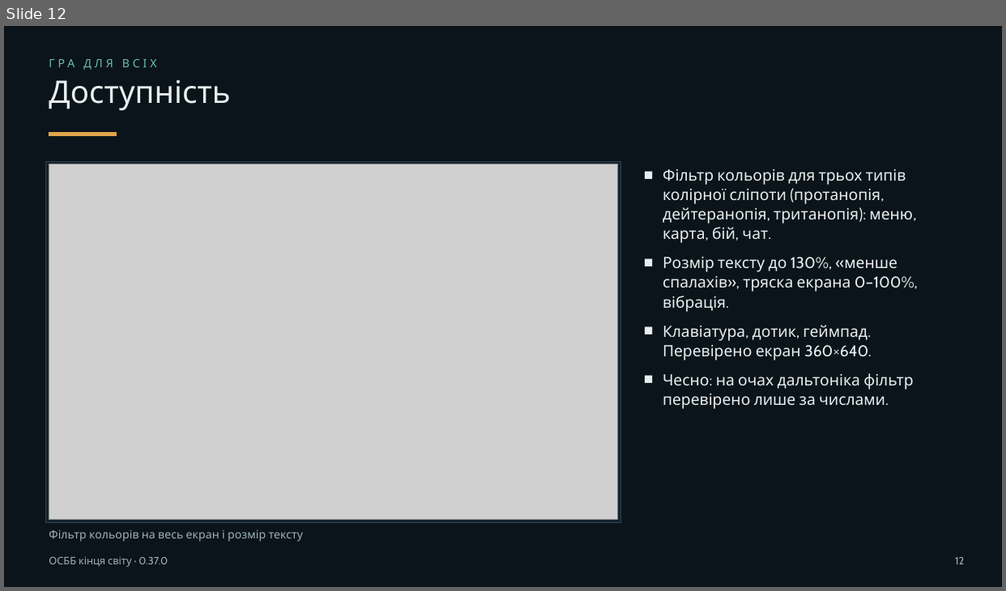
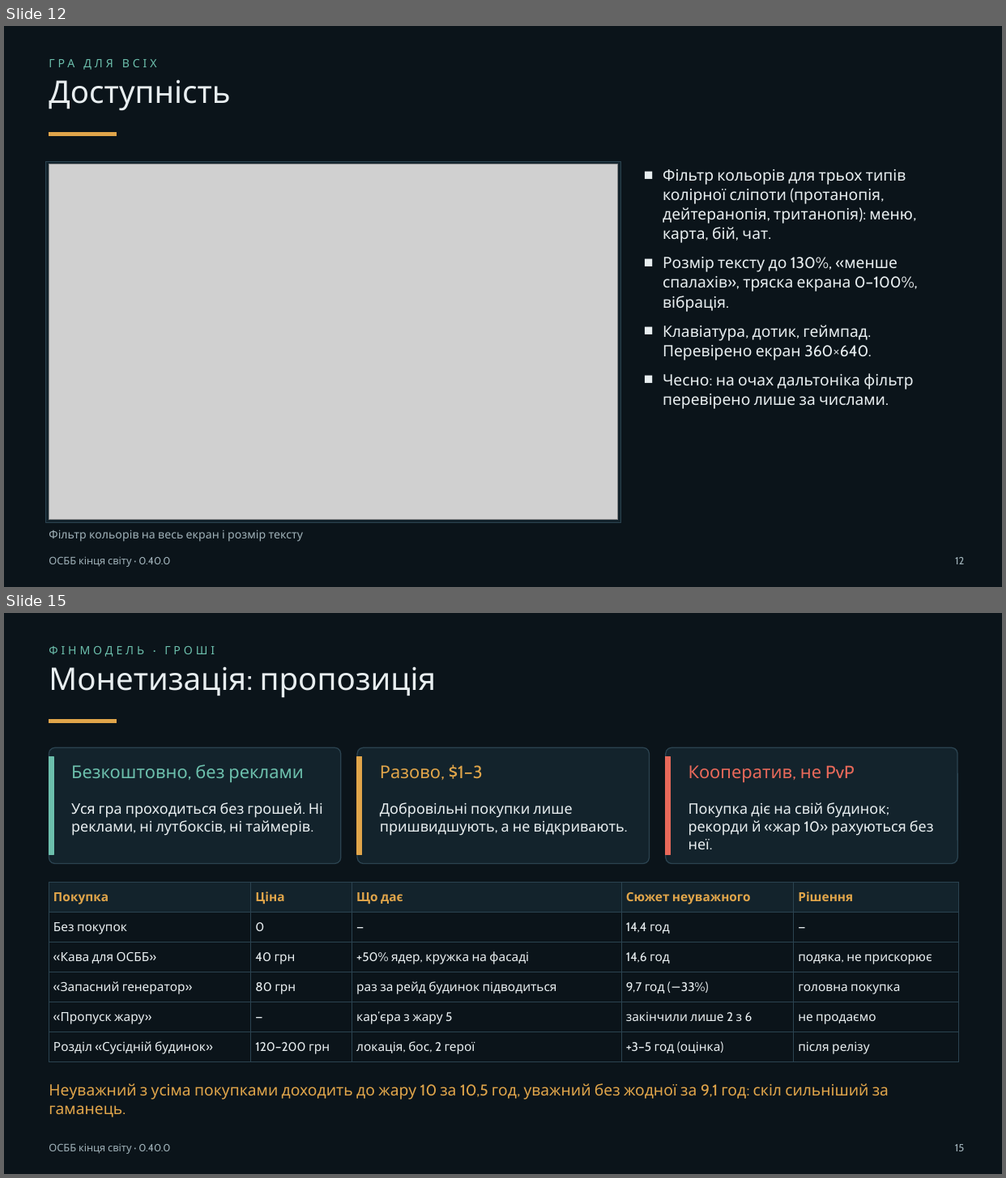
Before and after one commit to valera99686/osbb-end-of-world, a slide deck: docs/presentation/osbb-presentation.pptx. Shown one above the other, each under a label of ours: slide 12 before the commit, slides 12 and 15 after it; the slides between them are not shown. The pictures are 1006x591 and 1006x1178 pixels, drawn with LibreOffice and Linux fonts; fonts in the diff are those of the drawing; grey boxes stand for pictures. Boxes give left, top, right and bottom in pixels: in the first picture for what was removed or moved away, otherwise in the second. Text is boxed around its words. In the diff, an @@ line names an element or a change of style, - is before the commit and + after.

```diff
--- a/docs/presentation/osbb-presentation.pptx
+++ b/docs/presentation/osbb-presentation.pptx
@@ slide 15 added at box(4, 613, 1002, 1174), background #0B141A @@
@@ text added at box(49, 646, 215, 657), 11 pt, text #6CBFAC @@
+ФІНМОДЕЛЬ · ГРОШІ
@@ text added at box(49, 666, 437, 698), 30 pt, text #E8EEF0 @@
+Монетизація: пропозиція
@@ rectangle added at box(49, 719, 117, 723), fill #E0A54A, outline #E0A54A 1 pt @@
@@ rounded rectangle added at box(49, 747, 341, 864), fill #13232C, outline #2B4350 1 pt @@
@@ rectangle added at box(49, 756, 53, 855), fill #6CBFAC, outline #6CBFAC 1 pt @@
@@ rounded rectangle added at box(357, 747, 650, 864), fill #13232C, outline #2B4350 1 pt @@
@@ rectangle added at box(357, 756, 362, 855), fill #E0A54A, outline #E0A54A 1 pt @@
@@ rounded rectangle added at box(666, 747, 957, 864), fill #13232C, outline #2B4350 1 pt @@
@@ rectangle added at box(666, 756, 671, 855), fill #E8695A, outline #E8695A 1 pt @@
@@ text added at box(71, 764, 304, 782), 17 pt, text #6CBFAC @@
+Безкоштовно, без реклами
@@ text added at box(380, 764, 483, 779), 17 pt, text #E0A54A @@
+Разово, $1–3
@@ text added at box(688, 765, 854, 783), 17 pt, text #E8695A @@
+Кооператив, не PvP
@@ text added at box(71, 803, 323, 836), 14 pt, text #E8EEF0 @@
+Уся гра проходиться без грошей. Ні реклами, ні лутбоксів, ні таймерів.
@@ text added at box(380, 803, 624, 836), 14 pt, text #E8EEF0 @@
+Добровільні покупки лише пришвидшують, а не відкривають.
@@ text added at box(688, 803, 934, 850), 14 pt, text #E8EEF0 @@
+Покупка діє на свій будинок; рекорди й «жар 10» рахуються без неї.
@@ table added at box(49, 883, 958, 1058), 6 rows, 5 columns @@
+Покупка | Ціна | Що дає | Сюжет неуважного | Рішення
+Без покупок | 0 | — | 14,4 год | —
+«Кава для ОСББ» | 40 грн | +50% ядер, кружка на фасаді | 14,6 год | подяка, не прискорює
+«Запасний генератор» | 80 грн | раз за рейд будинок підводиться | 9,7 год (−33%) | головна покупка
+«Пропуск жару» | — | кар’єра з жару 5 | закінчили лише 2 з 6 | не продаємо
+Розділ «Сусідній будинок» | 120–200 грн | локація, бос, 2 герої | +3–5 год (оцінка) | після релізу
@@ text added at box(49, 1084, 889, 1118), 15 pt, text #E0A54A @@
+Неуважний з усіма покупками доходить до жару 10 за 10,5 год, уважний без жодної за 9,1 год: скіл сильніший за гаманець.
@@ text added at box(49, 1144, 170, 1154), 10 pt, text #9FB1B8 @@
+ОСББ кінця світу · 0.40.0
@@ text added at box(955, 1144, 964, 1152), 10 pt, text #9FB1B8 @@
+15
@@ slide 12 changed as well @@
@@ text at box(49, 557, 170, 567): text changed @@
-ОСББ кінця світу · 0.37.0
+ОСББ кінця світу · 0.40.0
```
Also in this commit, not shown: 13 other slides changed, 4 other slides added, 37 other files.
